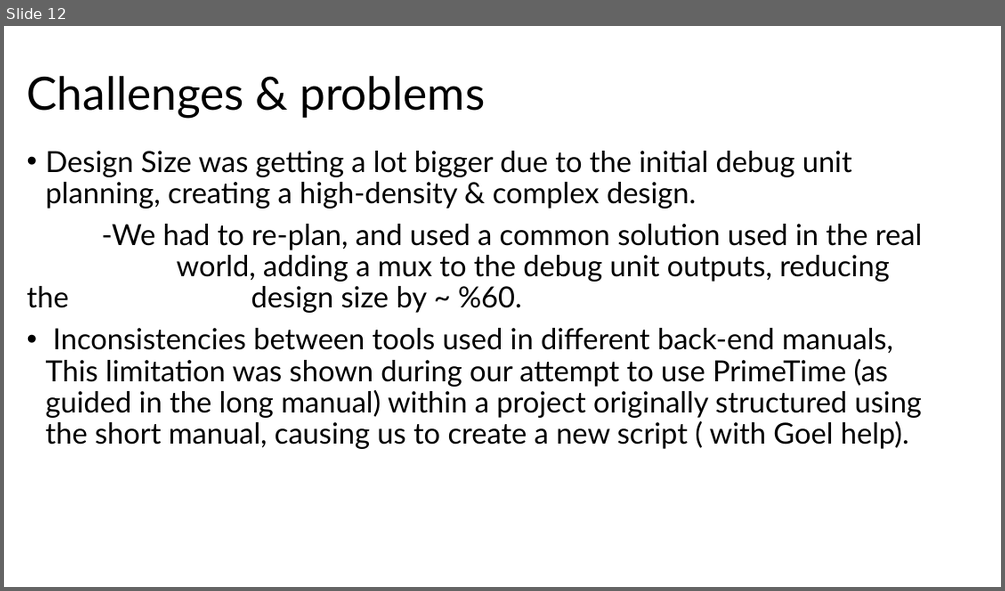
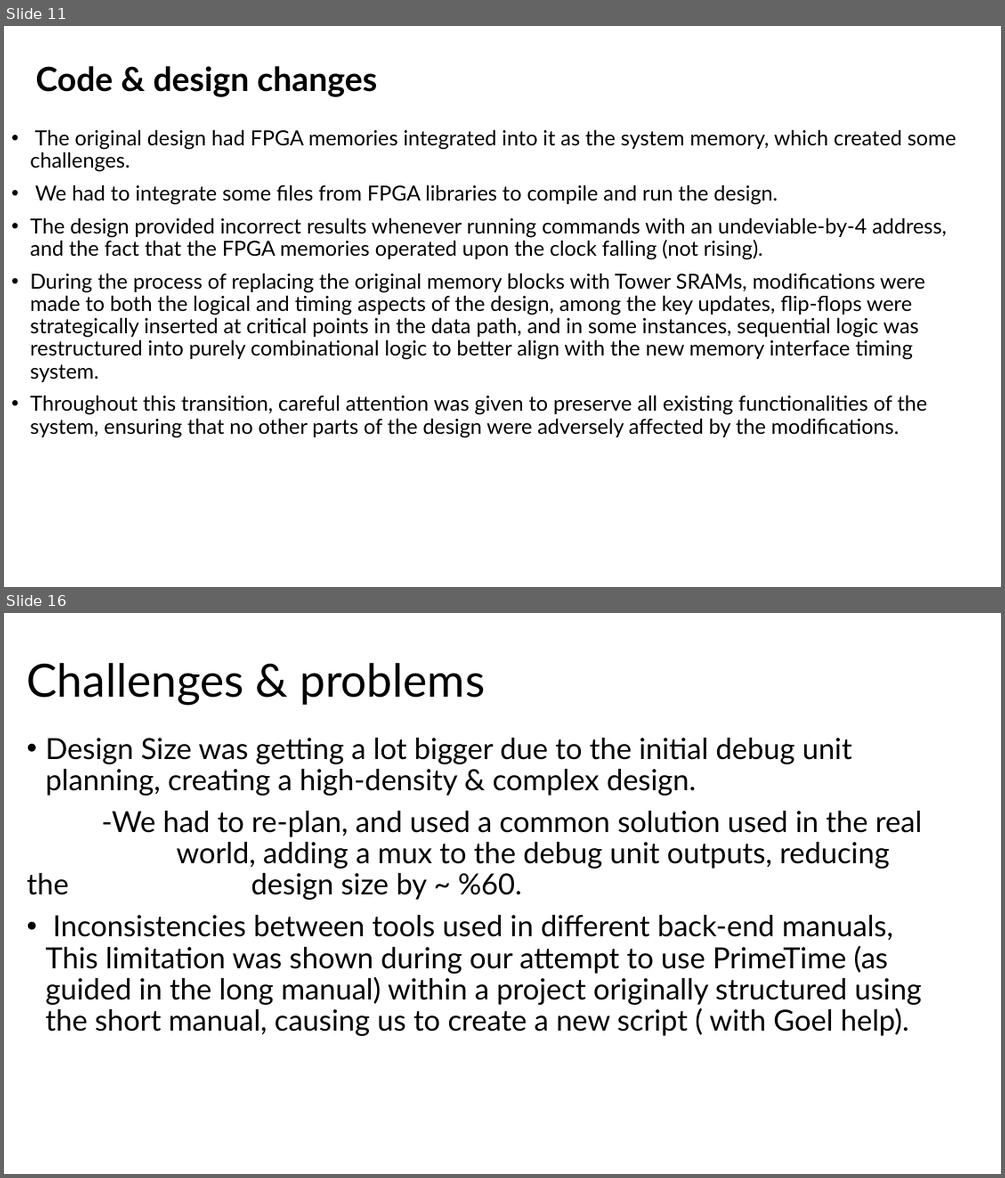
Before and after one commit to muhammad0bi/044169_project_B, a slide deck: Presintaions and Reports/Final presntaion VLSI.pptx. Shown one above the other, each under a label of ours: slide 12 before the commit, slides 11 and 16 after it; the slides between them are not shown. The pictures are 1005x591 and 1005x1178 pixels, drawn with LibreOffice and Linux fonts; fonts in the diff are those of the drawing. Boxes give left, top, right and bottom in pixels: in the first picture for what was removed or moved away, otherwise in the second. Text is boxed around its words. In the diff, an @@ line names an element or a change of style, - is before the commit and + after.

Commit message:
add sim results to the final report add some more talking about backflow stages in persntation

```diff
--- a/Presintaions and Reports/Final presntaion VLSI.pptx
+++ b/Presintaions and Reports/Final presntaion VLSI.pptx
@@ slide 11 added at [4, 26, 1001, 587], background #FFFFFF @@
@@ title added at [36, 66, 377, 97], 32 pt, text #000000, bold @@
+Code & design changes
@@ text added at [30, 129, 956, 438], 20 pt, text #000000 @@
+• The original design had FPGA memories integrated into it as the system memory, which created some challenges.
+• We had to integrate some files from FPGA libraries to compile and run the design.
+• The design provided incorrect results whenever running commands with an undeviable-by-4 address, and the fact that the FPGA memories operated upon the clock falling (not rising).
+• During the process of replacing the original memory blocks with Tower SRAMs, modifications were made to both the logical and timing aspects of the design, among the key updates, flip-flops were strategically inserted at critical points in the data path, and in some instances, sequential logic was restructured into purely combinational logic to better align with the new memory interface timing system.
+• Throughout this transition, careful attention was given to preserve all existing functionalities of the system, ensuring that no other parts of the design were adversely affected by the modifications.
@@ what was slide 12 is now slide 16 @@
```
Also in this commit, not shown: 2 slides changed, 3 other slides added, 1 other file.
